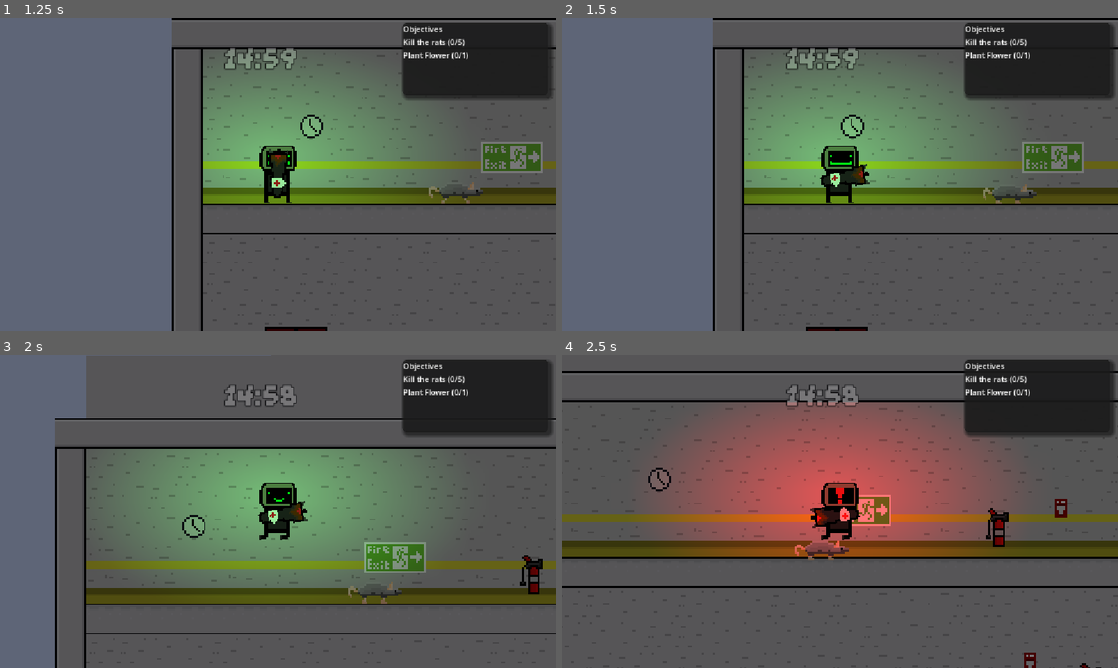
Above: before the commit, frames 1-4 (two rows, left to right).
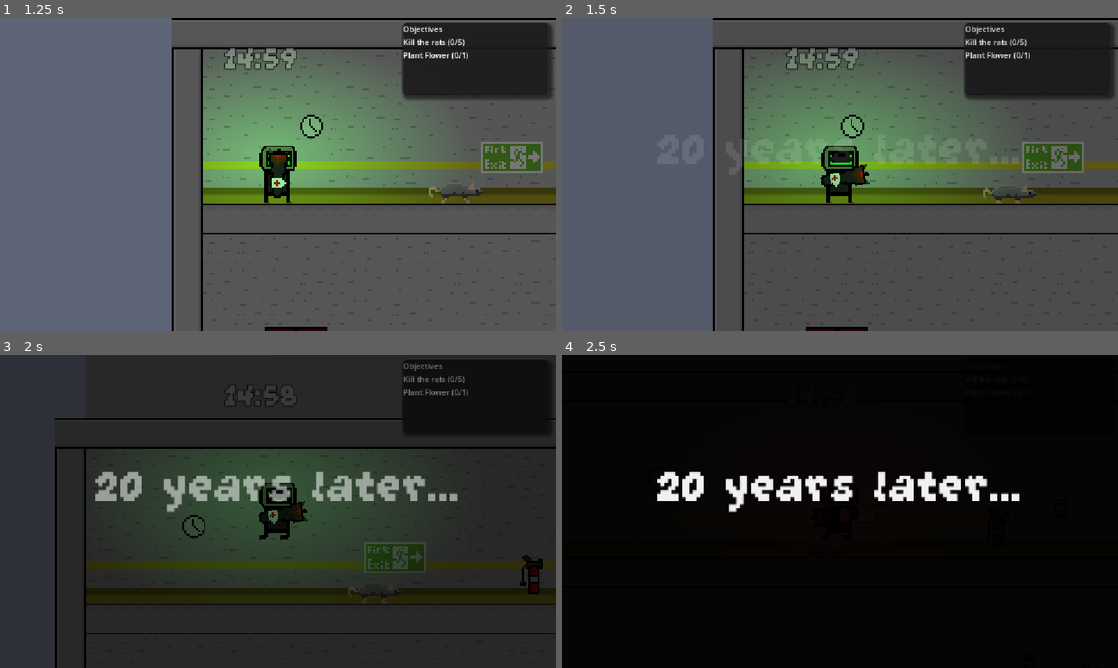
Above: after the commit, the same moments.

Repository: Milo-Griffiths/GameJam-Time
Game: Godot game, scene res://scenes/main.tscn
Same seed, same stepped clock (60 frames per second), same inputs: the game is played once before the commit and once after it. The engine's default icon, where the game draws it, is replaced by a stand-in: a white triangle on a blue panel in a dark square.
Inputs (mouse positions are in pixels of both pictures, inside the frame that each line leads up to):
- Up to frame 1 (1.25 s): click "Play" at 0.5 s
- Up to frame 2 (1.5 s): tap Enter at 1.25 s; move the mouse to (962, 158) at 1.27 s; hold Right (right) from 1.28 s (still down); tap T at 1.35 s
- Up to frame 3 (2 s): keep holding Right (right); tap Up (up) at 1.52 s
- Up to frame 4 (2.5 s): keep holding Right (right); move the mouse to (728, 527) at 2.02 s; tap E (Interact) at 2.1 s; tap Up (up) at 2.27 s; tap T at 2.3 s

Frame 1 is identical in both runs. In frame 2, 0.2% of the frame differs, in the area x 32-85%, y 2-54%; in frame 3, 91%; in frame 4, 97%, in the area x 0-100%, y 0-100%.
Error in both runs: Invalid access to property or key 'global_position' on a base object of type 'null instance'. (res://assets/scripts/interactable.gd:12)

Commit message:
Added time jumps, longer transition and test function

Diff:
--- a/assets/scripts/fade_transition.gd
+++ b/assets/scripts/fade_transition.gd
@@ -1,31 +1,42 @@
 extends CanvasLayer
 
 @onready var overlay: ColorRect = $ColorRect
+@onready var transition_text: Label = $TransitionText
+
+@export var fade_duration := 1.2
 
 var transitioning := false
 
 func _ready() -> void:
 	overlay.size = get_viewport().get_visible_rect().size
 	overlay.hide()
+	transition_text.hide()
 
-func change_to(next_scene: PackedScene) -> void:
+func change_to(next_scene: PackedScene, message: String = "Loading…") -> void:
 	if transitioning:
 		return
 
 	transitioning = true
 	overlay.show()
+	transition_text.show()
+
 	overlay.modulate.a = 0.0
+	transition_text.modulate.a = 0.0
+	transition_text.text = message
 
-	var tween := create_tween()
-	tween.tween_property(overlay, "modulate:a", 1.0, 0.4)
+	var tween := create_tween().set_parallel(true)
+	tween.tween_property(overlay, "modulate:a", 1.0, fade_duration)
+	tween.tween_property(transition_text, "modulate:a", 1.0, fade_duration)
 	await tween.finished
 
 	get_tree().change_scene_to_packed(next_scene)
 	await get_tree().process_frame
 
-	tween = create_tween()
-	tween.tween_property(overlay, "modulate:a", 0.0, 0.4)
+	tween = create_tween().set_parallel(true)
+	tween.tween_property(overlay, "modulate:a", 0.0, fade_duration)
+	tween.tween_property(transition_text, "modulate:a", 0.0, fade_duration)
 	await tween.finished
 
 	overlay.hide()
+	transition_text.hide()
 	transitioning = false
--- a/scenes/UI/FadeTransition.tscn
+++ b/scenes/UI/FadeTransition.tscn
@@ -1,6 +1,7 @@
 [gd_scene format=3 uid="uid://cyoqw7xommkp5"]
 
 [ext_resource type="Script" uid="uid://bag5ekv1gcfn3" path="res://assets/scripts/fade_transition.gd" id="1_m5nlt"]
+[ext_resource type="FontFile" uid="uid://dq8qcabj6yktb" path="res://GrapeSoda.ttf" id="2_xiutk"]
 
 [node name="FadeTransition" type="CanvasLayer" unique_id=1046401355]
 layer = 100
@@ -10,3 +11,18 @@
 offset_right = 1150.0
 offset_bottom = 649.0
 color = Color(0, 0, 0, 1)
+
+[node name="TransitionText" type="Label" parent="." unique_id=1145923140]
+anchors_preset = 8
+anchor_left = 0.5
+anchor_top = 0.5
+anchor_right = 0.5
+anchor_bottom = 0.5
+offset_left = -204.0
+offset_top = -112.0
+offset_right = 204.0
+offset_bottom = 112.0
+grow_horizontal = 2
+grow_vertical = 2
+theme_override_fonts/font = ExtResource("2_xiutk")
+theme_override_font_sizes/font_size = 120
--- a/scripts/Level1Manager.gd
+++ b/scripts/Level1Manager.gd
@@ -6,6 +6,7 @@
 var Objectivemessage1 : String = "Kill the rats"
 var Objectivemessage2 : String = "Plant Flower"
 var flowerplanted : bool = false
+var test : bool = true
 
 @export
 var total_objectives : int
@@ -23,7 +24,7 @@
 	#get_tree().change_scene_to_packed(level2)
 
 func loadnextlevel() -> void:
-	FadeTransition.change_to(level2)
+	FadeTransition.change_to(level2, "20 years later...")
 
 func loaddeath():
 	FadeTransition.change_to(death)
@@ -49,3 +50,8 @@
 	if enemieskilled == total_objectives and flowerplanted:
 		objective_done = true
 		objectivesdone.emit()
+
+func _unhandled_input(event: InputEvent) -> void:
+	if test and event is InputEventKey and event.pressed and not event.echo:
+		if event.keycode == KEY_T:
+			loadnextlevel()
--- a/scripts/Level2Manager.gd
+++ b/scripts/Level2Manager.gd
@@ -6,12 +6,13 @@
 @export
 var total_objectives : int
 var Objectivemessage : String = "Collect "
+var test : bool = true
 
 #func loadnextlevel():
 	#get_tree().change_scene_to_packed(level3)
 
 func loadnextlevel() -> void:
-	FadeTransition.change_to(level3)
+	FadeTransition.change_to(level3, "40 years later...")
 
 func loaddeath():
 	get_tree().change_scene_to_packed(death)
@@ -34,8 +35,11 @@
 		objective_complete = true
 
 
-
-
 func _on_stasis_scene_switch() -> void:
 	if objectivesdone >= total_objectives:
 		loadnextlevel()
+
+func _unhandled_input(event: InputEvent) -> void:
+	if test and event is InputEventKey and event.pressed and not event.echo:
+		if event.keycode == KEY_T:
+			loadnextlevel()
